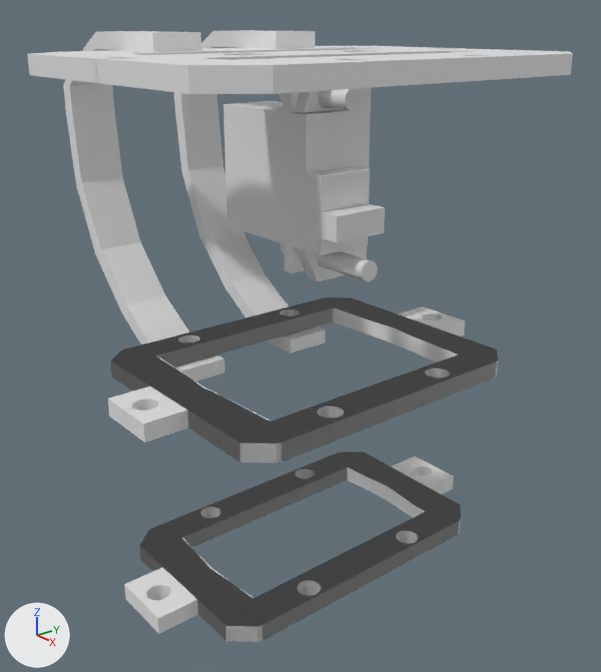
The Blender file sona.blend as it was, and as the next commit left it.
Camera for both pictures: a 50 mm lens placed at (9.54, -7.9, 5.11), pointed at (-0.58, 0.34, 0.21). The axes (+X, +Y, +Z) are drawn at lower left. The lights are the same throughout. The same objects are shown in both versions, whatever each file hides.

The first picture shows 'Antenna servo', 'Antenna servo screw opening down', 'Antenna servo screw opening up', 'Head plate bottom', 'Head plate middle', 'Head plate top', 'Head servo support', 'Head stud back top'.
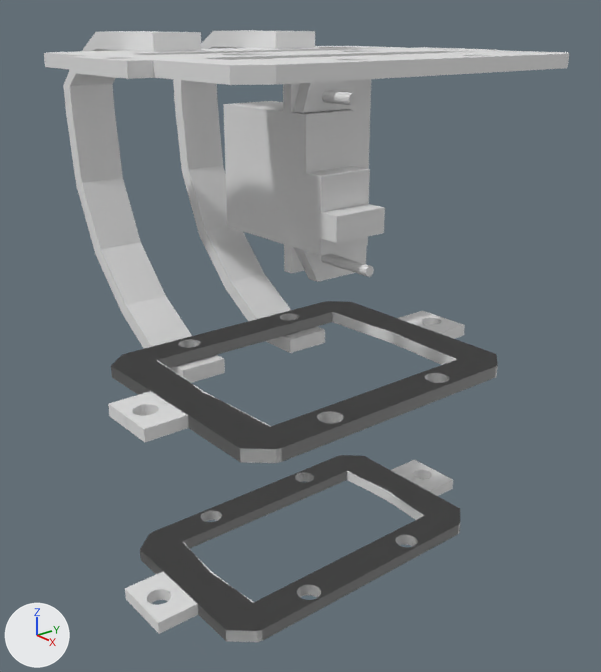
Location of each change, [x1, y1, x2, y2] in pixels of the pictures (601 x 672 px):
'Head plate middle', mesh rescaled: before [108, 297, 498, 463]; after [108, 301, 498, 463]
'Head plate bottom', mesh rescaled: before [124, 452, 461, 642]; after [125, 455, 460, 642]
'Head plate top', rescaled, reshaped, moved, modifiers changed (18% shorter): before [27, 46, 573, 94]; after [44, 46, 569, 85]
'Head servo support', reshaped: [293, 46, 371, 282] in both
'Antenna servo screw opening down', rescaled: before [280, 243, 377, 282]; after [321, 254, 374, 277]
'Antenna servo screw opening up', rescaled: before [279, 88, 362, 111]; after [322, 91, 358, 106]

The change, as a diff of the scene's bpy script:
```diff
--- a/sona.blend.py
+++ b/sona.blend.py
@@ me_cube @@
 me_cube.from_pydata(...)  # 32 vertices, 30 faces; spans x -1.59..0.0, y -3.23..2.55, z -3.83..-3.55
 # used by ob_head_plate_bottom; location = (0.0, 0.0, 0.52)
+# me_cube part 1: the whole mesh is scaled about its middle by (1, 1, 0.717), then moved by (0.0, 0.0, -0.04)
@@ me_cube_002 @@
 me_cube_002.from_pydata(...)  # 32 vertices, 30 faces; spans x -2.08..0.0, y -3.23..2.55, z -3.83..-3.55
 # used by ob_head_plate_middle; location = (0.0, 0.0, 3.68)
+# me_cube_002 part 2: the whole mesh is scaled about its middle by (1, 1, 0.714), then moved by (0.0, 0.0, -0.04)
@@ me_cube_007 @@
+me_cube_007.from_pydata(...)  # a box spanning x -1.25..-0.64, y -2.19..2.19, z -0.39..0.39
@@ me_cube_005 @@
+me_cube_005.from_pydata(...)  # 40 vertices, 38 faces; spans x -2.53..2.53, y -3.24..3.24, z 4.52..4.71
@@ ob_antenna_servo_screw_opening_down @@
 ob_antenna_servo_screw_opening_down.rotation_euler = (0.0, 1.571, 0.0)  # degrees (0, 90, 0)
-ob_antenna_servo_screw_opening_down.scale = (0.18, 0.18, 0.871)
+ob_antenna_servo_screw_opening_down.scale = (0.0931, 0.0931, 0.871)
@@ ob_antenna_servo_screw_opening_up @@
 ob_antenna_servo_screw_opening_up.rotation_euler = (0.0, 1.571, 0.0)  # degrees (0, 90, 0)
-ob_antenna_servo_screw_opening_up.scale = (0.185, 0.185, 0.871)
+ob_antenna_servo_screw_opening_up.scale = (0.0987, 0.0987, 0.871)
@@ ob_head_plate_top @@
-ob_head_plate_top = bpy.data.objects.new('Head plate top', me_cube_006)
-ob_head_plate_top.location = (0.0, 0.0, 9.15)
-ob_head_plate_top.scale = (1.61, 1.61, 1.0)
+ob_head_plate_top = bpy.data.objects.new('Head plate top', me_cube_005)
+ob_head_plate_top.location = (0.0, 0.0, 0.0)
+_m = ob_head_plate_top.modifiers.new('Boolean.003', 'BOOLEAN')
+_m.object = ob_head_antenna_opening
+_m = ob_head_plate_top.modifiers.new('Boolean', 'BOOLEAN')
+_m.object = ob_head_plate_top_opening
 _m = ob_head_plate_top.modifiers.new('Boolean.001', 'BOOLEAN')
 _m.object = ob_head_screw_hole_lateral
-_m = ob_head_plate_top.modifiers.new('Mirror', 'MIRROR')
-_m.use_axis = (True, True, False)
-_m.use_clip = True
-_m = ob_head_plate_top.modifiers.new('Boolean', 'BOOLEAN')
+_m = ob_head_plate_top.modifiers.new('Boolean.002', 'BOOLEAN')
 _m.object = ob_head_screw_hole_top
-_m = ob_head_plate_top.modifiers.new('Boolean.002', 'BOOLEAN')
-_m.object = ob_head_antenna_opening
+_m = ob_head_plate_top.modifiers.new('Boolean.004', 'BOOLEAN')
+_m.object = ob_head_servo_support
@@ ob_head_plate_top_opening @@
+ob_head_plate_top_opening = bpy.data.objects.new('Head plate top opening', me_cube_007)
+ob_head_plate_top_opening.location = (0.0, 0.0, 4.547)
+_m = ob_head_plate_top_opening.modifiers.new('Mirror', 'MIRROR')
+ob_head_plate_top_opening.hide_set(True)
```
